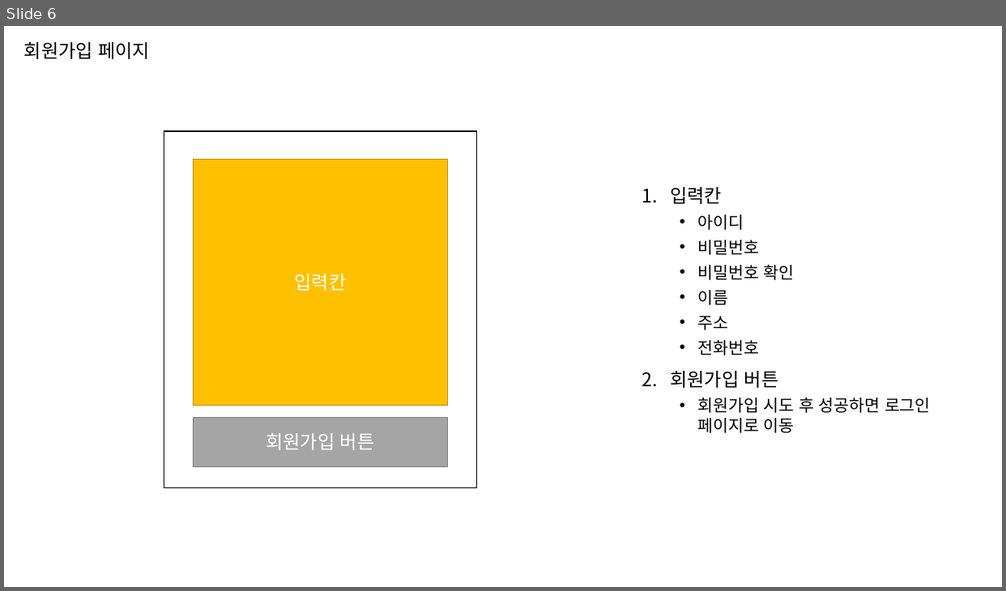
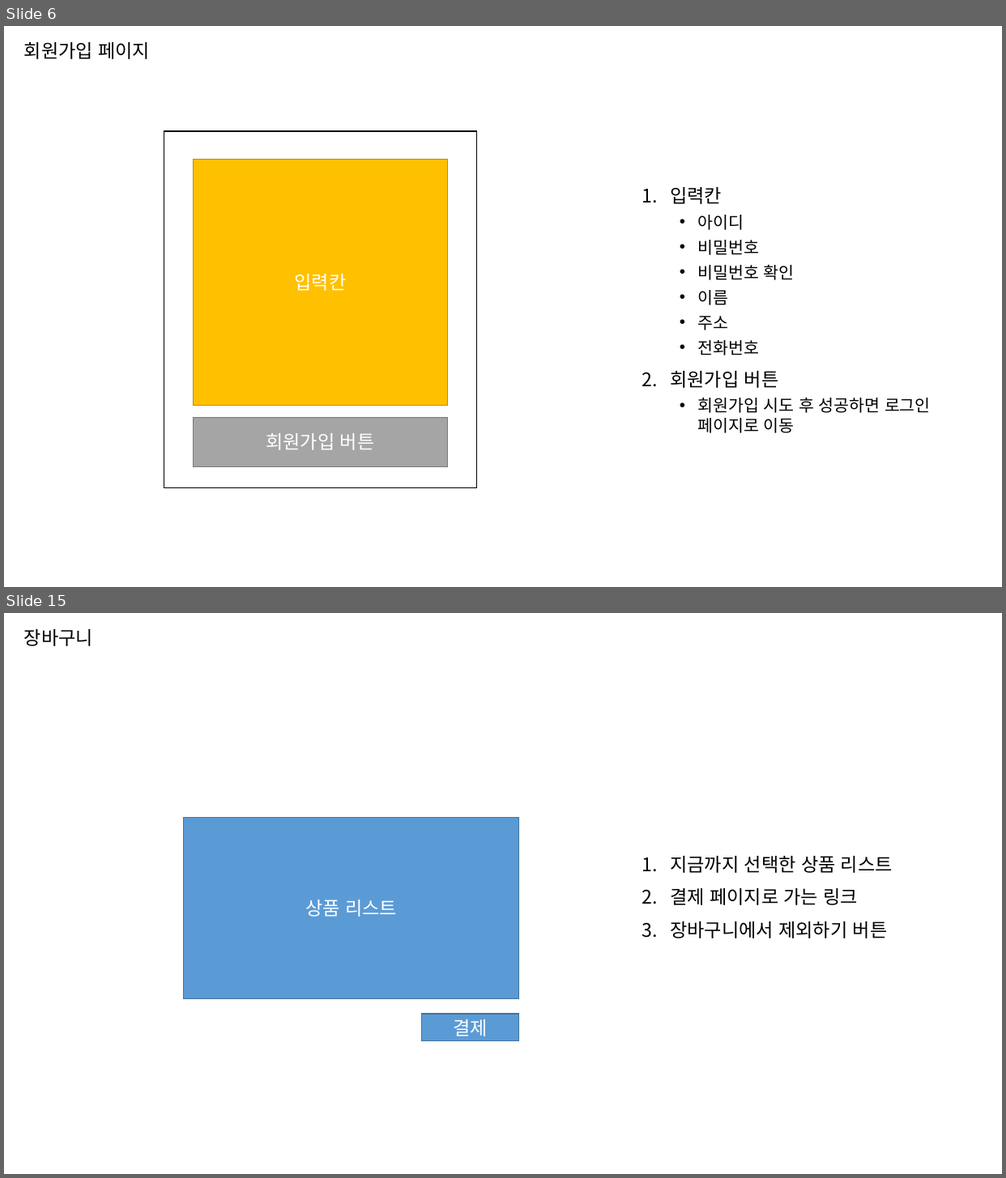
Before and after one commit to jihunz/HiSnack, a slide deck: document/ppt/Hi Snack! 페이지 별 구성 요소.pptx. Shown one above the other, each under a label of ours: slide 6 before the commit, slides 6 and 15 after it; the slides between them are not shown. The pictures are 1006x591 and 1006x1178 pixels, drawn with LibreOffice and Linux fonts; fonts in the diff are those of the drawing. Boxes give left, top, right and bottom in pixels: in the first picture for what was removed or moved away, otherwise in the second. Text is boxed around its words. In the diff, an @@ line names an element or a change of style, - is before the commit and + after.

Commit message:
docs: 페이지별 구성 요소.ppt 수정

```diff
--- a/document/ppt/Hi Snack! 페이지 별 구성 요소.pptx
+++ b/document/ppt/Hi Snack! 페이지 별 구성 요소.pptx
@@ slide 15 added at (x1=4, y1=613, x2=1002, y2=1174), background #FFFFFF @@
@@ title added at (x1=24, y1=629, x2=93, y2=646), 18 pt, text #000000 @@
+장바구니
@@ rectangle added at (x1=184, y1=817, x2=519, y2=999), fill #5B9BD5, outline #43739E 1 pt, 18 pt, text #FFFFFF @@
+상품 리스트
@@ text added at (x1=670, y1=856, x2=893, y2=939), 18 pt, text #000000 @@
+1. 지금까지 선택한 상품 리스트
+2. 결제 페이지로 가는 링크
+3. 장바구니에서 제외하기 버튼
@@ rectangle added at (x1=422, y1=1014, x2=519, y2=1042), fill #5B9BD5, outline #43739E 1 pt, 18 pt, text #FFFFFF @@
+결제
```
Also in this commit, not shown: 1 slide changed, 10 other slides added, 2 other files.
